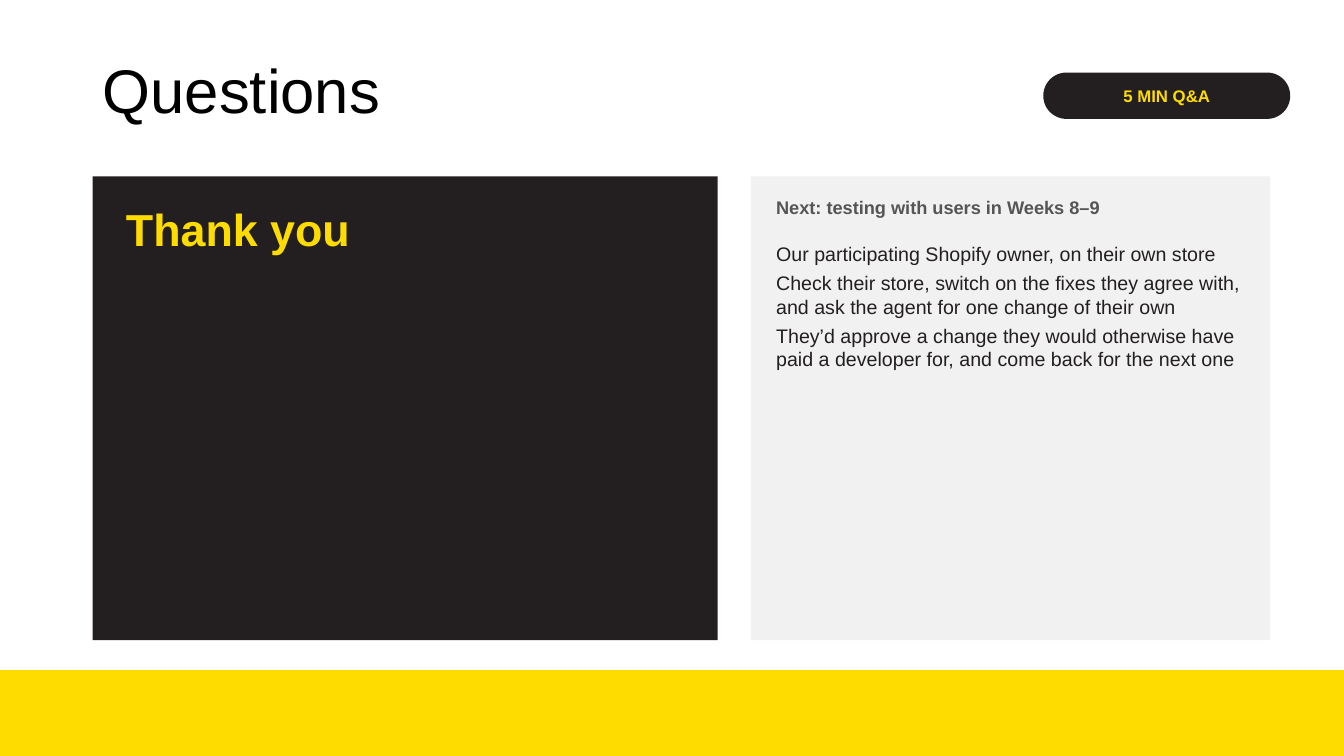
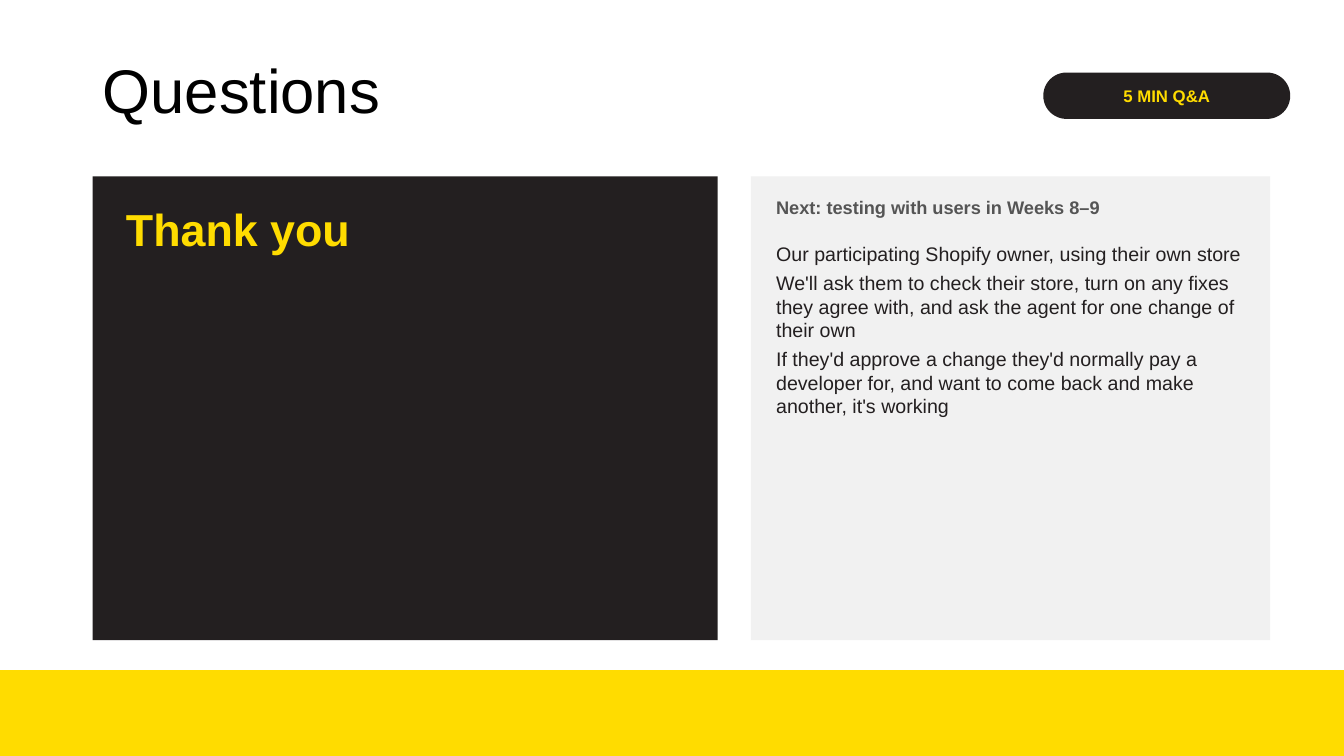
Before and after one commit to NickWG113/shopfix-au, a slide deck: slide 8 of docs/presentation/QuickLift-Week7-PoC.pptx. Drawn at 1344x756 pixels with LibreOffice and Linux fonts; fonts in the diff are those of the drawing; background and template pictures are left out. Boxes give left, top, right and bottom in pixels: in the first picture for what was removed or moved away, otherwise in the second. Text is boxed around its words. In the diff, an @@ line names an element or a change of style, - is before the commit and + after.

```diff
--- a/docs/presentation/QuickLift-Week7-PoC.pptx
+++ b/docs/presentation/QuickLift-Week7-PoC.pptx
@@ text at (776, 246, 1241, 417): text changed @@
-Our participating Shopify owner, on their own store
-Check their store, switch on the fixes they agree with, and ask the agent for one change of their own
-They’d approve a change they would otherwise have paid a developer for, and come back for the next one
+Our participating Shopify owner, using their own store
+We'll ask them to check their store, turn on any fixes they agree with, and ask the agent for one change of their own
+If they'd approve a change they'd normally pay a developer for, and want to come back and make another, it's working
```
Also in this commit, not shown: 6 other slides changed.
